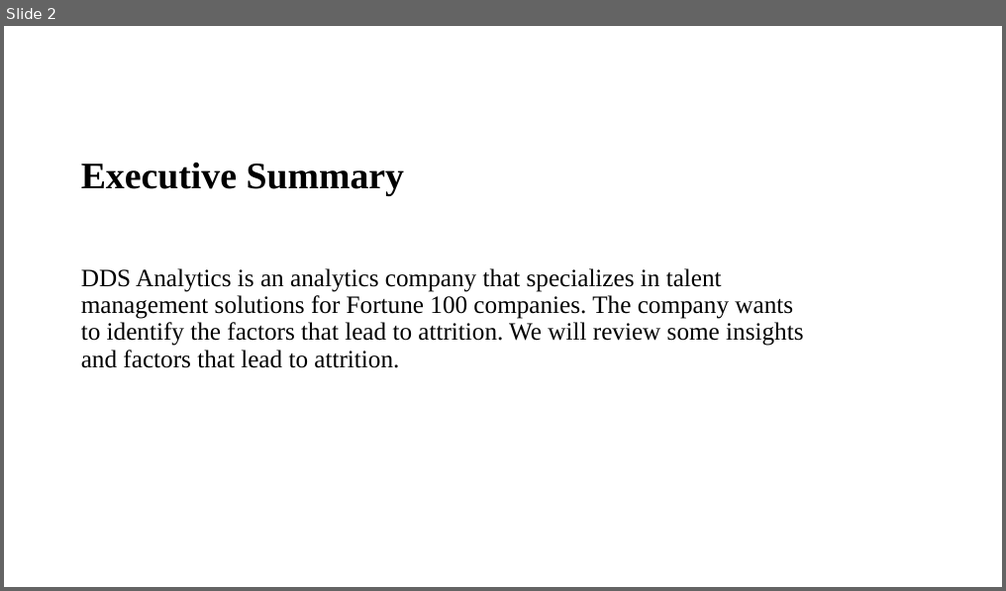
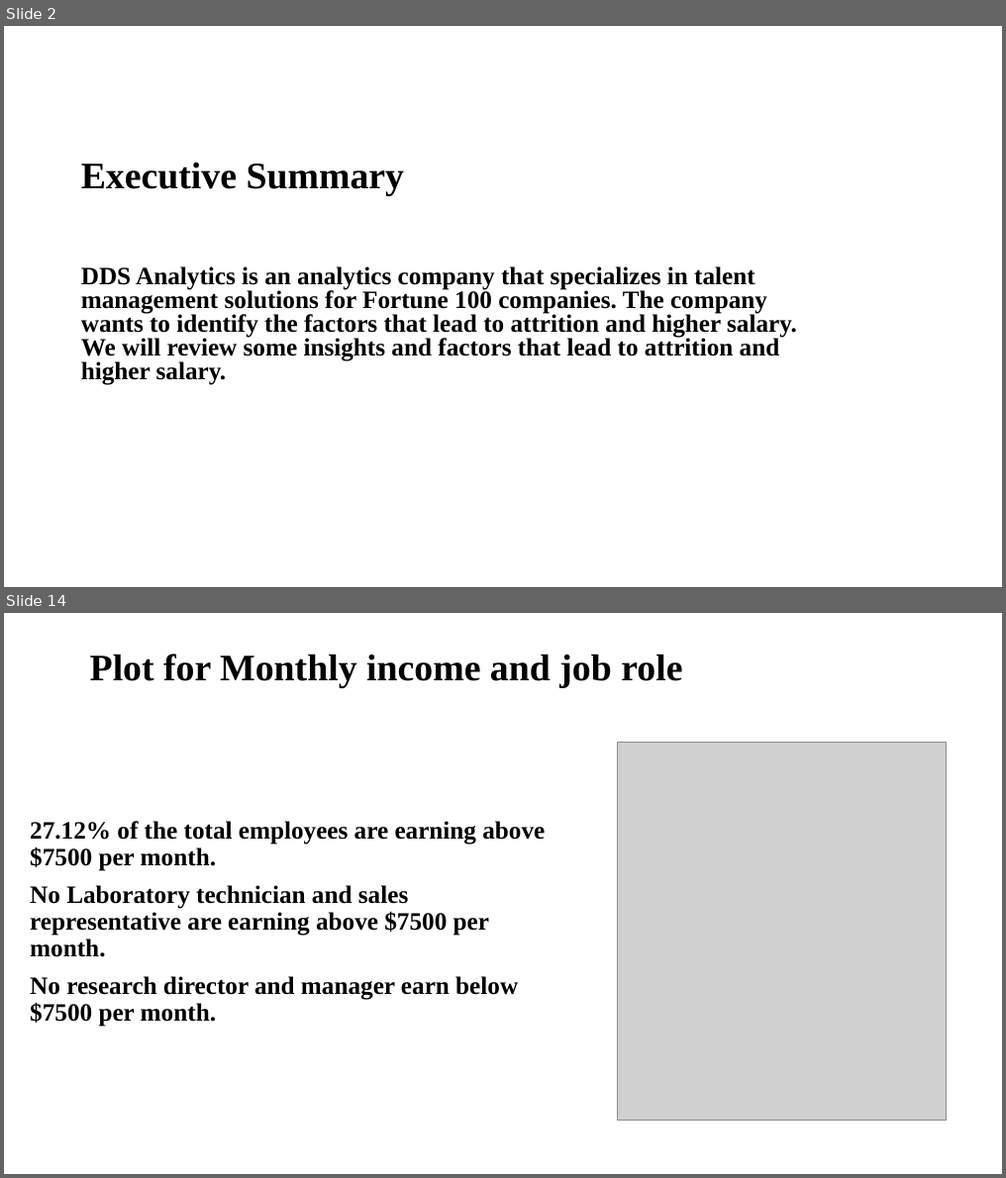
Before and after one commit to RashmiAPatel19/SMU_MSDS_6306_CaseStudy2_Spring2021, a slide deck: RashmiPatelCaseStudy2.pptx. Shown one above the other, each under a label of ours: slide 2 before the commit, slides 2 and 14 after it; the slides between them are not shown. The pictures are 1006x591 and 1006x1178 pixels, drawn with LibreOffice and Linux fonts; fonts in the diff are those of the drawing; grey boxes stand for pictures; background and template pictures are left out. Boxes give left, top, right and bottom in pixels: in the first picture for what was removed or moved away, otherwise in the second. Text is boxed around its words. In the diff, an @@ line names an element or a change of style, - is before the commit and + after.

```diff
--- a/RashmiPatelCaseStudy2.pptx
+++ b/RashmiPatelCaseStudy2.pptx
@@ slide 14 added at [4,613,1002,1174], background picture (left out) @@
@@ title added at [90,654,682,687], 36 pt, text #000000, bold @@
+Plot for Monthly income and job role
@@ picture added at [618,743,946,1121] @@
@@ subtitle added at [30,821,545,1027], 24 pt, text #000000, bold @@
+27.12% of the total employees are earning above $7500 per month.
+No Laboratory technician and sales representative are earning above $7500 per month.
+No research director and manager earn below $7500 per month.
@@ slide 2 changed as well @@
@@ subtitle at [81,267,797,385]: text changed; bold on @@
-DDS Analytics is an analytics company that specializes in talent management solutions for Fortune 100 companies. The company wants to identify the factors that lead to attrition. We will review some insights and factors that lead to attrition.
+DDS Analytics is an analytics company that specializes in talent management solutions for Fortune 100 companies. The company wants to identify the factors that lead to attrition and higher salary. We will review some insights and factors that lead to attrition and higher salary.
```
Also in this commit, not shown: 2 other slides changed, 21 other slides added.
